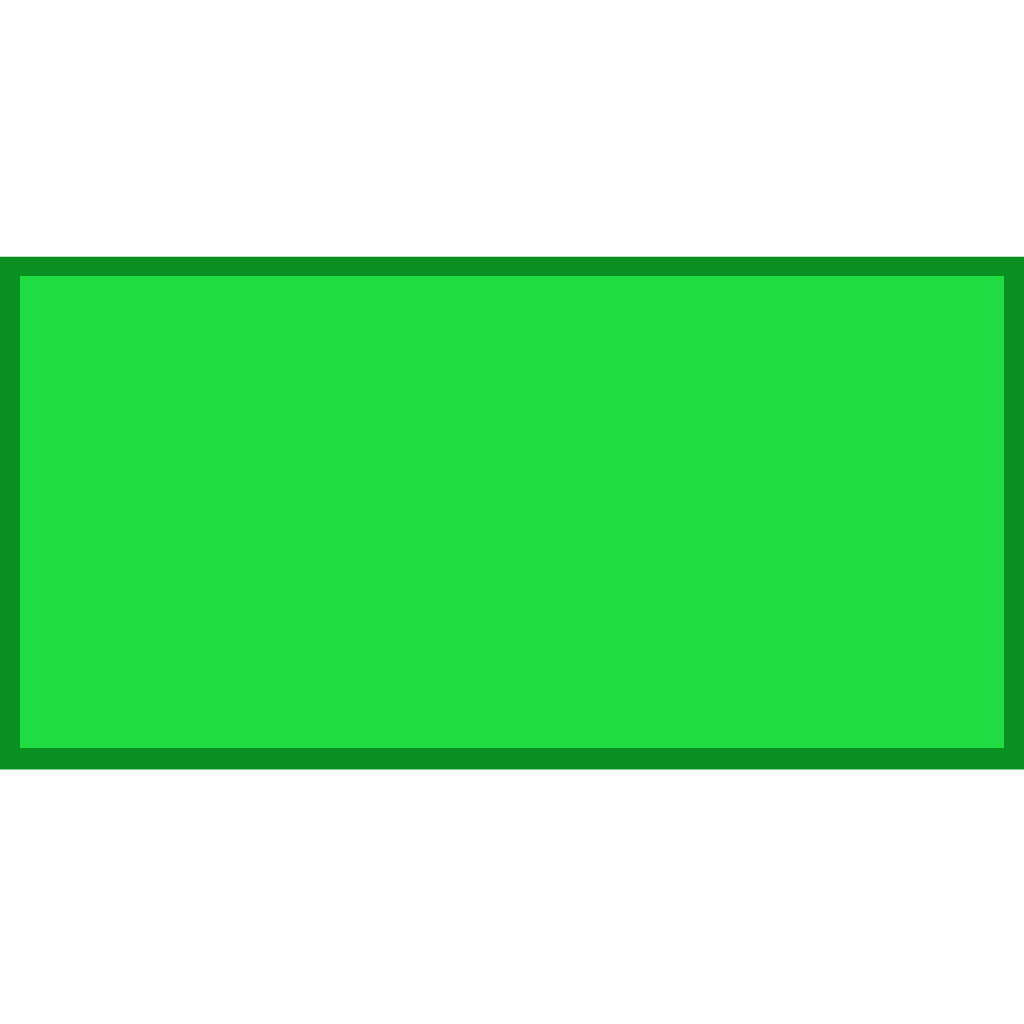
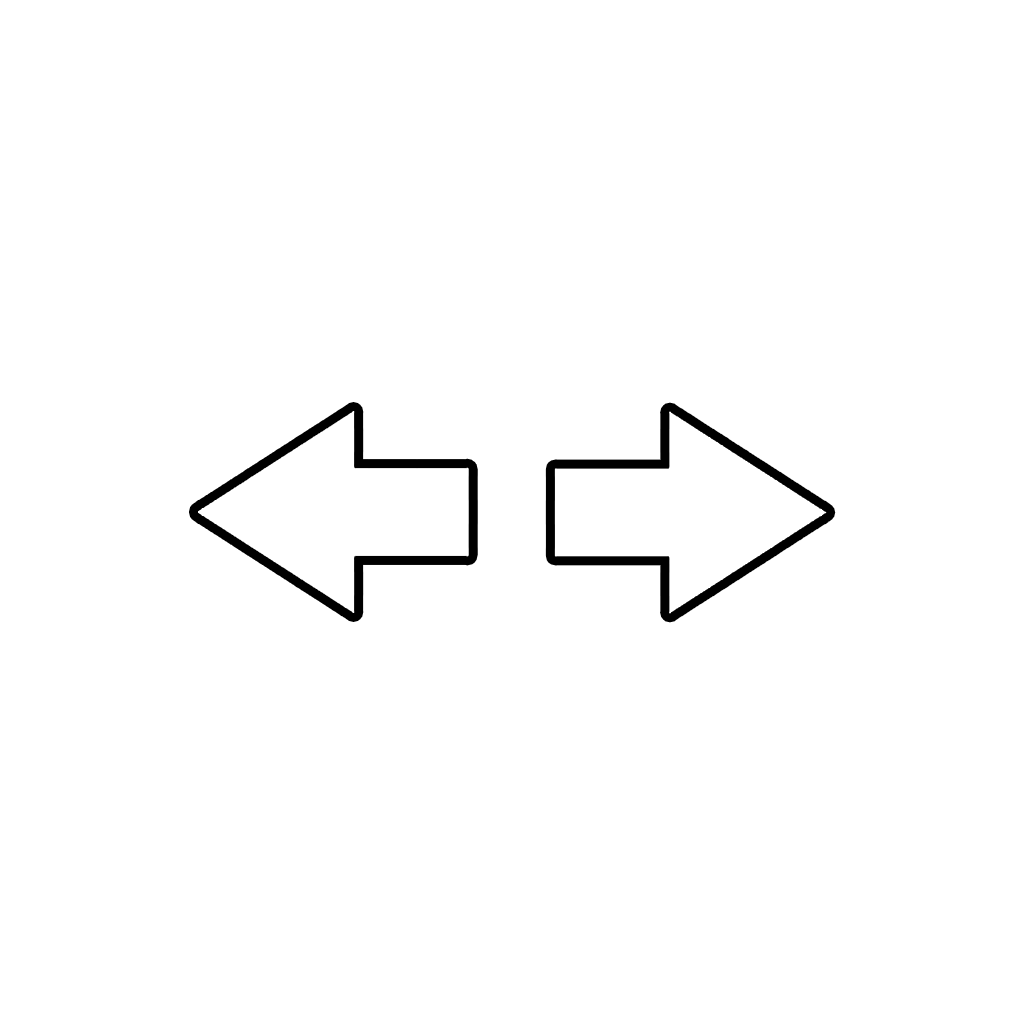
Layered file, before and after one edit (1024x1024). Changes by layer:
added group "Arrow" with 6 layers above "Money" over [198, 411, 827, 614]
added group "Expand" with 2 layers in group "Arrow" over [198, 411, 827, 614]
added layer "download (1) copia" (2nd of 2, in "Arrow" › "Expand") in group "Expand" over [198, 411, 469, 613]
added layer "download (1)" (2nd of 2, in "Arrow" › "Expand") in group "Expand" over [554, 411, 827, 614]
moved "Livello 0" into group "Money" over [0, 256, 1024, 770]
